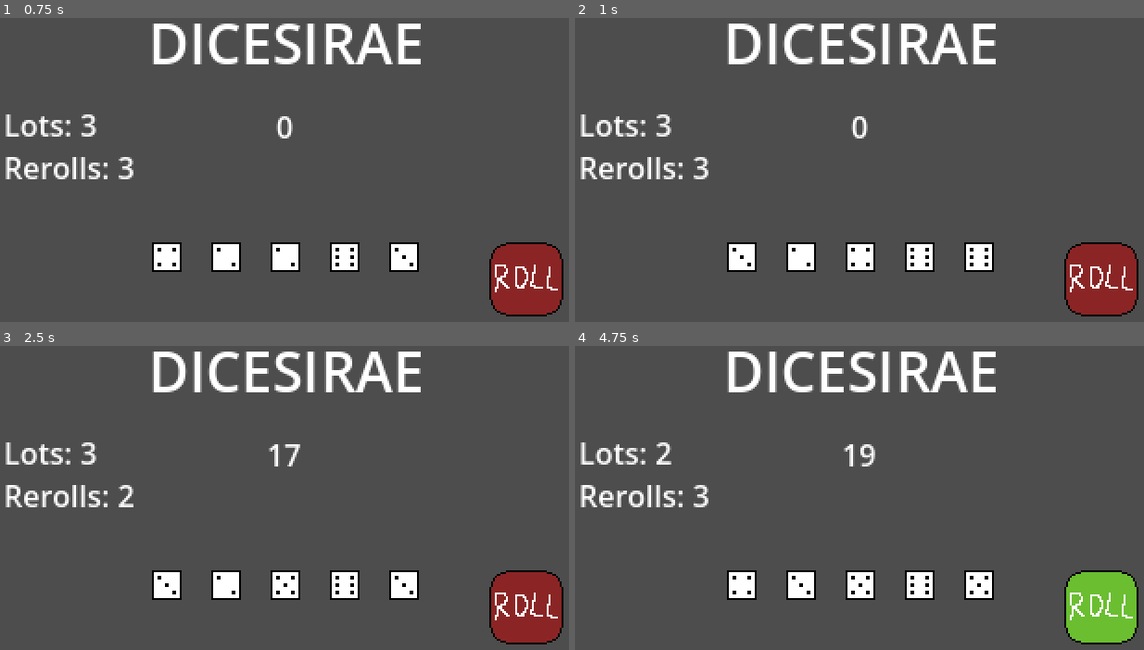
Above: before the commit, frames 1-4 (two rows, left to right).
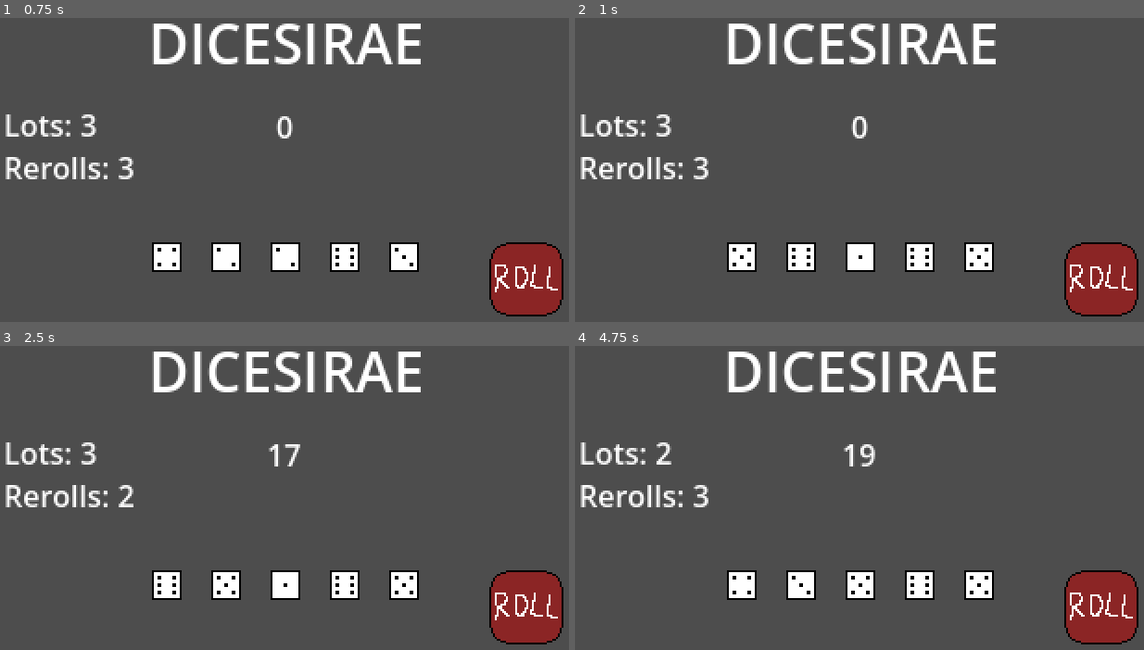
Above: after the commit, the same moments.

Repository: xander6424/DICESIRAE
Game: Godot game, scene res://scenes/main.tscn
Same seed, same stepped clock (60 frames per second), same inputs: the game is played once before the commit and once after it.
Inputs (mouse positions are in pixels of both pictures, inside the frame that each line leads up to):
- Up to frame 1 (0.75 s): click (529, 279) at 0.5 s
- Up to frame 2 (1 s): no input
- Up to frame 3 (2.5 s): click (165, 586) at 1.27 s; click (529, 607) at 2 s
- Up to frame 4 (4.75 s): tap Enter at 2.75 s; click (1104, 607) at 3.5 s; tap Space at 4.25 s

Frame 1 is identical in both runs. In frame 2, 0.1% of the frame differs, in the area x 27-73%, y 75-82%; in frame 3, 0.1%; in frame 4, 2.5%, in the area x 86-99%, y 74-98%.

Commit message:
Save Dice & Scoring Function
Added saving all dice after all rerolls are used, along with a score function that calls itself once.

Diff:
--- a/scenes/dice.tscn
+++ b/scenes/dice.tscn
@@ -61,4 +61,3 @@
 theme_override_styles/pressed = SubResource("StyleBoxFlat_dicg2")
 theme_override_styles/hover = SubResource("StyleBoxFlat_ocjtb")
 theme_override_styles/disabled = SubResource("StyleBoxFlat_pgf55")
-action_mode = 0
--- a/scenes/main.tscn
+++ b/scenes/main.tscn
@@ -78,7 +78,6 @@
 offset_top = 130.0
 offset_right = 310.0
 offset_bottom = 170.0
-action_mode = 0
 shortcut = SubResource("Shortcut_sugp2")
 shortcut_in_tooltip = false
 texture_normal = ExtResource("3_sugp2")
--- a/scripts/dice.gd
+++ b/scripts/dice.gd
@@ -9,10 +9,10 @@
 @onready var save_button: Button = %SaveButton
 
 var number_rolled = 0
+var current_index = 0
+var new_index = 0
 var rolling = false
 var saved = false
-var current_index = 0
-var new_index = 0
 
 func _ready() -> void:
 	for face in faces.get_children():
--- a/scripts/main.gd
+++ b/scripts/main.gd
@@ -5,13 +5,13 @@
 @onready var reroll_label: Label = %Rerolls
 @onready var roll_button: TextureButton = %RollButton
 
+var lots = 3
+var rerolls = 3
 var dice_in_play = 5
 var roll_total = 0
 var dice_rolled = 0
 var rolling_dice_list = []
 var saved_dice_list = []
-var lots = 3
-var rerolls = 3
 
 func _ready() -> void:
 	update_score(roll_total)
@@ -22,12 +22,20 @@
 		# Append all remaining dice to saved list
 		for dice in rolling_dice_list:
 			saved_dice_list.append(dice)
+		rolling_dice_list.clear()
 
-		# Start scoring here
+		# Show numbers in output (remove later)
+		print("DICE ROLLED: ", rolling_dice_list)
+		print("DICE SAVED: ", saved_dice_list)
 
+		roll_button.disabled = true
 		lots -= 1
 		rerolls = 3
-		update_labels()
+
+		# START SCORING HERE (function call done once)
+		score_dice()
+
+		update_labels() # after scoring actually happens
 
 		# Go to the shop after all lots used
 		if lots <= 0:
@@ -67,6 +75,12 @@
 	lots_label.text = "Lots: " + str(lots)
 	reroll_label.text = "Rerolls: " + str(rerolls)
 
+func score_dice():
+	print("SCORING TIME")
+
+	var scored = false
+
+
 func enter_shop():
 	print("SHOP")
 
@@ -74,6 +88,7 @@
 func _on_saved_pressed(number_rolled: int, saved: bool) -> void:
 	var index = 0
 
+	# Dice to be saved
 	if saved:
 		dice_in_play -= 1
 
@@ -84,6 +99,7 @@
 				rolling_dice_list.remove_at(index)
 				break
 			index += 1
+	# Dice to be unsaved
 	else:
 		dice_in_play += 1
 
Not shown, changed: TO-DO.txt
